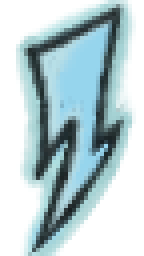
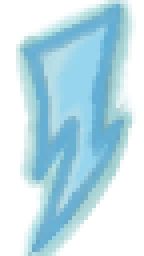
Layers edited between the first and the second w=144, h=256 image:
"Layer": opacity 100% → 76%, painted on it over [20, 0, 128, 256]
